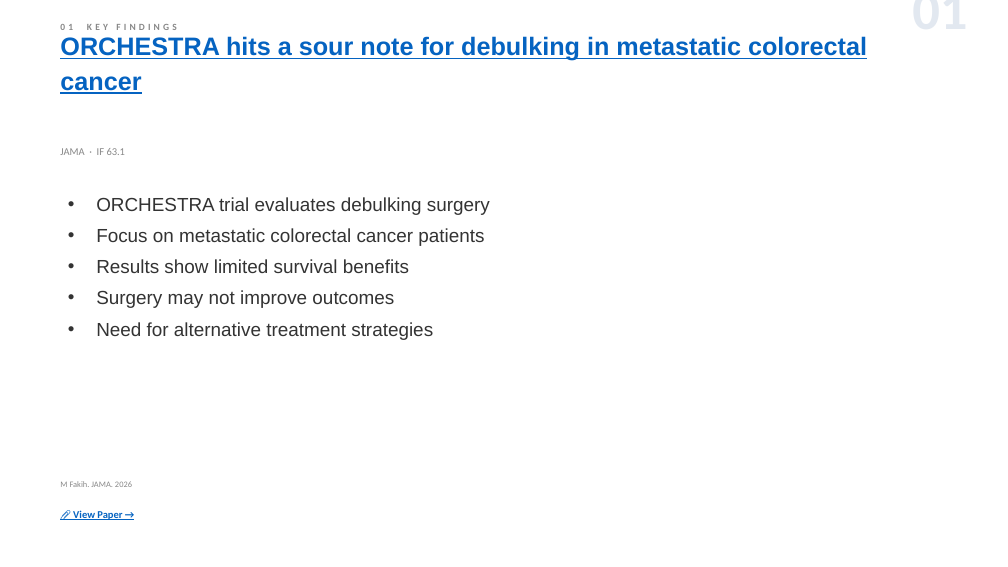
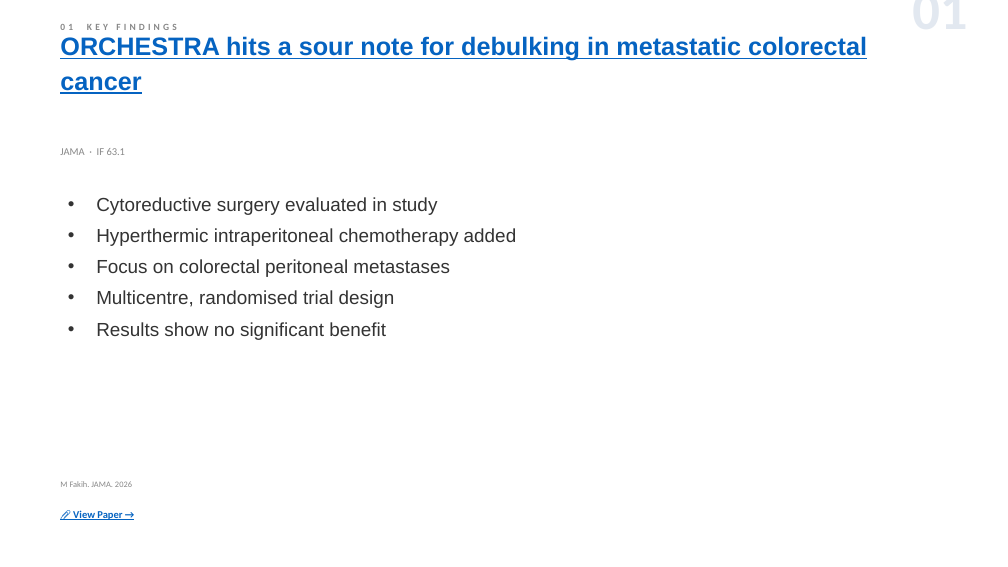
Before and after one commit to jejenhu-maker/colorectal-weekly-digest, a slide deck: slide 3 of docs/digest-en.pptx. Drawn at 1008x567 pixels with LibreOffice and Linux fonts; fonts in the diff are those of the drawing. Boxes give left, top, right and bottom in pixels: in the first picture for what was removed or moved away, otherwise in the second. Text is boxed around its words. In the diff, an @@ line names an element or a change of style, - is before the commit and + after.

```diff
--- a/docs/digest-en.pptx
+++ b/docs/digest-en.pptx
@@ text at [96,197,517,340]: text changed @@
-• ORCHESTRA trial evaluates debulking surgery
-• Focus on metastatic colorectal cancer patients
-• Results show limited survival benefits
-• Surgery may not improve outcomes
-• Need for alternative treatment strategies
+• Cytoreductive surgery evaluated in study
+• Hyperthermic intraperitoneal chemotherapy added
+• Focus on colorectal peritoneal metastases
+• Multicentre, randomised trial design
+• Results show no significant benefit
```
Also in this commit, not shown: 10 other slides changed, 3 slides added, 3 slides removed, 2 other files.
